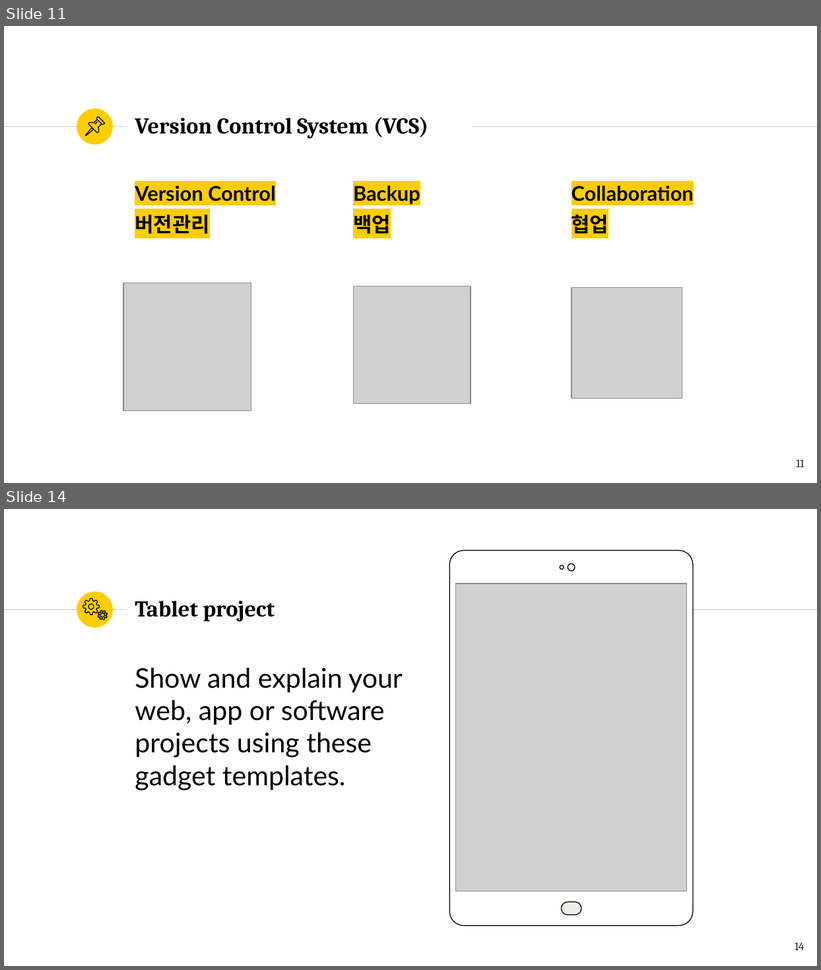
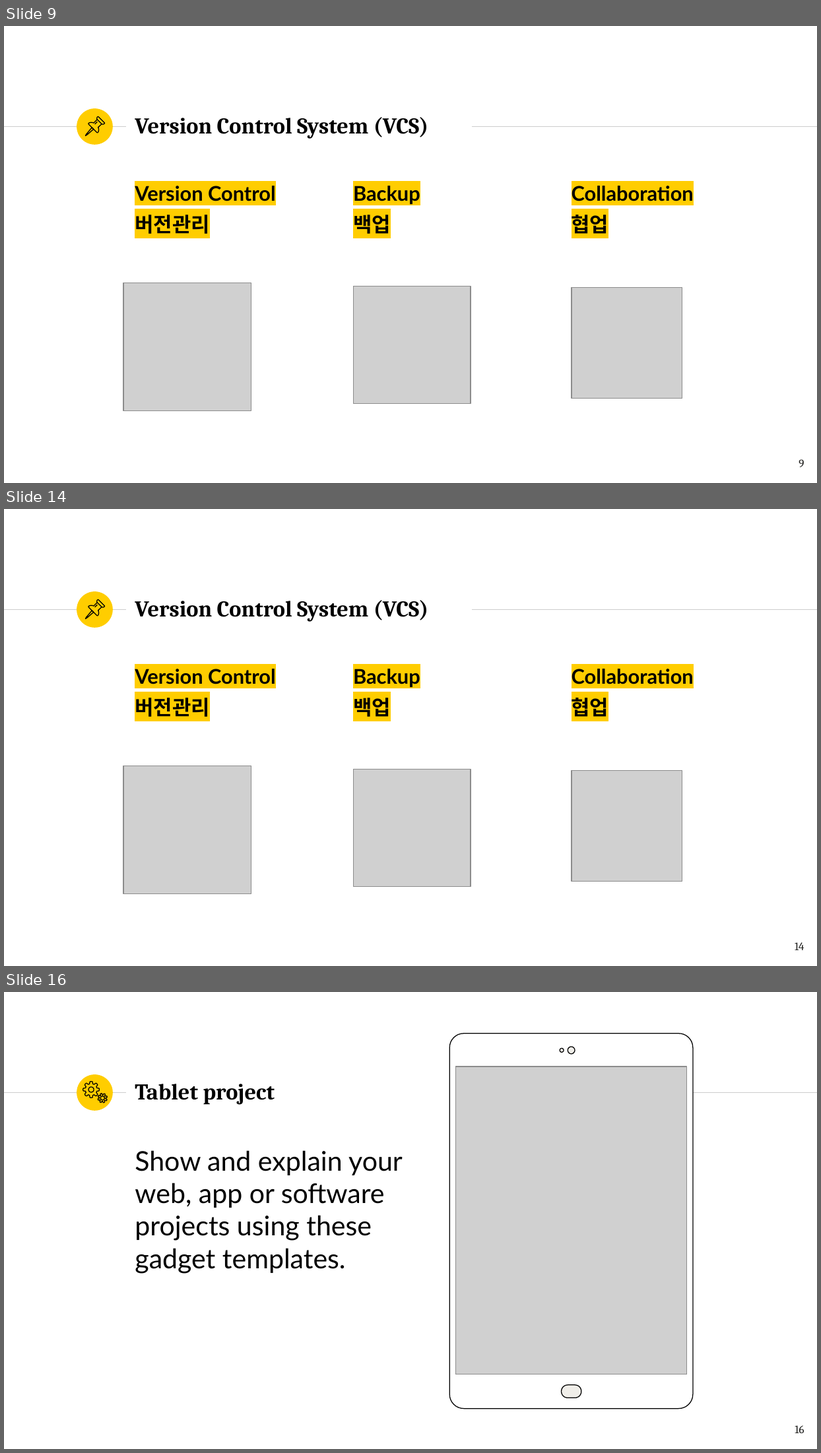
Before and after one commit to romiii37/CampusSeven, a slide deck: Git.pptx. Shown one above the other, each under a label of ours: slides 11 and 14 before the commit, slides 9, 14 and 16 after it; the slides between them are not shown. The pictures are 821x970 and 821x1453 pixels, drawn with LibreOffice and Linux fonts; fonts in the diff are those of the drawing; grey boxes stand for pictures. Boxes give left, top, right and bottom in pixels: in the first picture for what was removed or moved away, otherwise in the second. Text is boxed around its words. In the diff, an @@ line names an element or a change of style, - is before the commit and + after.

```diff
--- a/Git.pptx
+++ b/Git.pptx
@@ slide 14 added at (x1=4, y1=509, x2=817, y2=966), background #FFFFFF; not listed: 3 template elements that a slide beside it also shows @@
@@ group added at (x1=85, y1=600, x2=104, y2=619): 4 freeform shapes @@
@@ title added at (x1=135, y1=600, x2=428, y2=622), 20 pt, text #000000, bold @@
+Version Control System (VCS)
@@ text added at (x1=135, y1=669, x2=276, y2=717), 18 pt, text #000000, bold @@
+Version Control
+버전관리
@@ text added at (x1=353, y1=669, x2=420, y2=717), 18 pt, text #000000, bold @@
+Backup
+백업
@@ text added at (x1=572, y1=669, x2=694, y2=721), 18 pt, text #000000, bold @@
+Collaboration
+협업
@@ picture added at (x1=123, y1=766, x2=252, y2=894) @@
@@ picture added at (x1=354, y1=769, x2=471, y2=887) @@
@@ picture added at (x1=572, y1=771, x2=682, y2=881) @@
@@ page number added at (x1=795, y1=943, x2=805, y2=951), 10 pt, text #1D1D1B @@
+14
@@ what was slide 11 is now slide 9 @@
@@ page number at (x1=799, y1=460, x2=804, y2=468): text changed @@
-11
+9
@@ what was slide 14 is now slide 16 @@
@@ page number at (x1=795, y1=1426, x2=804, y2=1434): text changed @@
-14
+16
```
Also in this commit, not shown: 10 slides changed, 4 other slides added, 3 slides removed.
